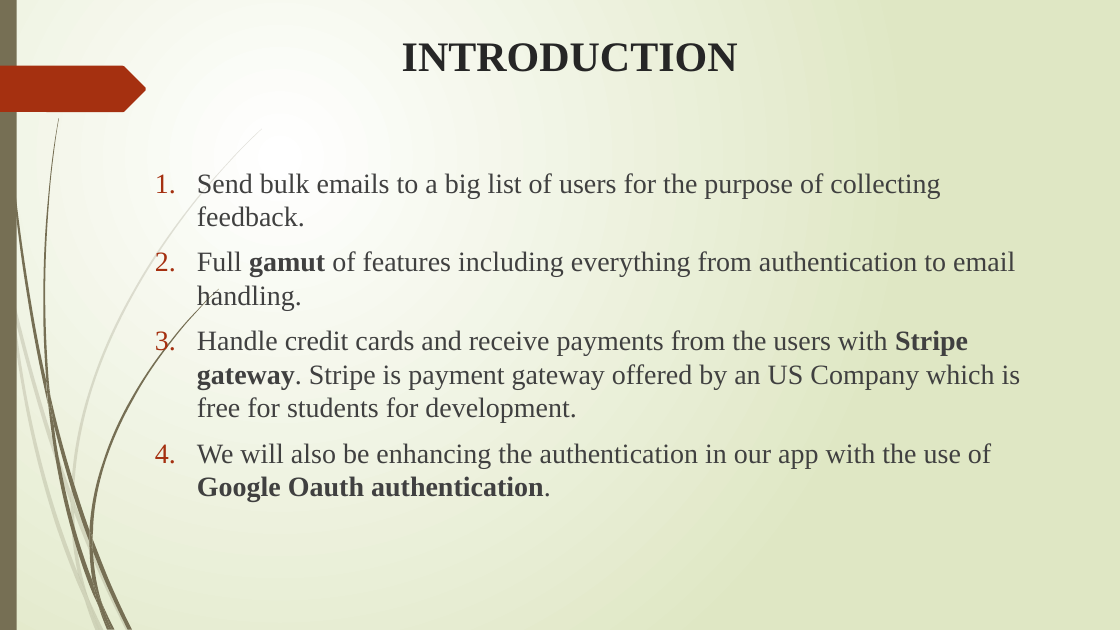
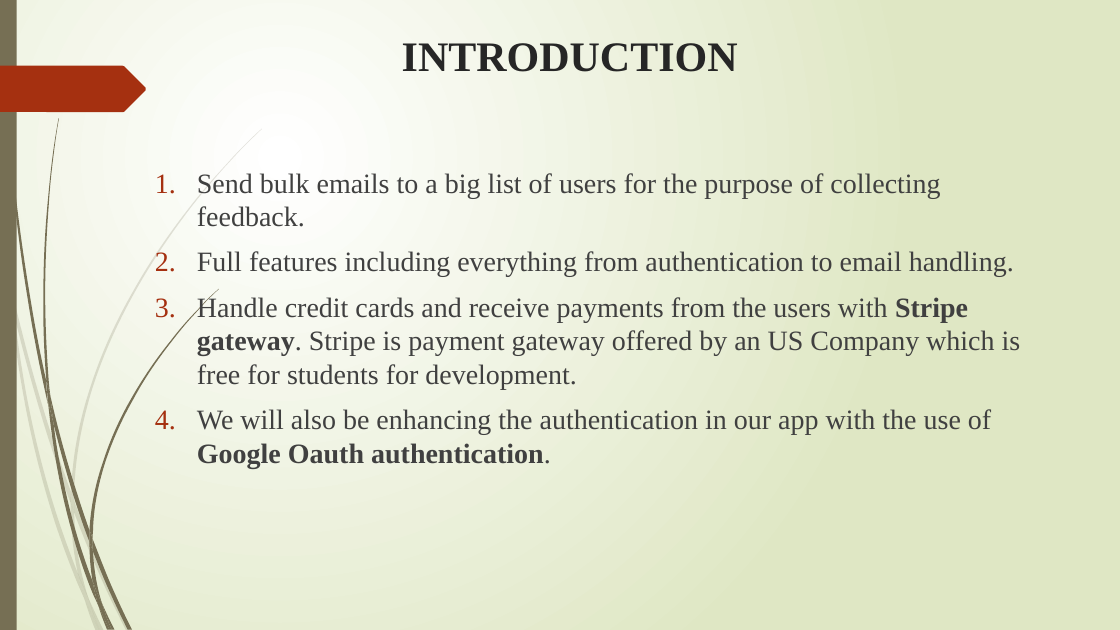
Before and after one commit to vijaykumarrpai/mca-code, a slide deck: slide 3 of 5thSem/Project/Bulk Email Aggregtor - Final.pptx. Drawn at 1120x630 pixels with LibreOffice and Linux fonts; fonts in the diff are those of the drawing. Boxes give left, top, right and bottom in pixels: in the first picture for what was removed or moved away, otherwise in the second. Text is boxed around its words. In the diff, an @@ line names an element or a change of style, - is before the commit and + after.

```diff
--- a/5thSem/Project/Bulk Email Aggregtor - Final.pptx
+++ b/5thSem/Project/Bulk Email Aggregtor - Final.pptx
@@ text at (x1=197, y1=251, x2=1014, y2=277): text changed @@
-2. Full gamut of features including everything from authentication to email handling.
+2. Full features including everything from authentication to email handling.
```
Also in this commit, not shown: 14 other slides changed, 3 slides added, 2 slides removed, 20 other files.
